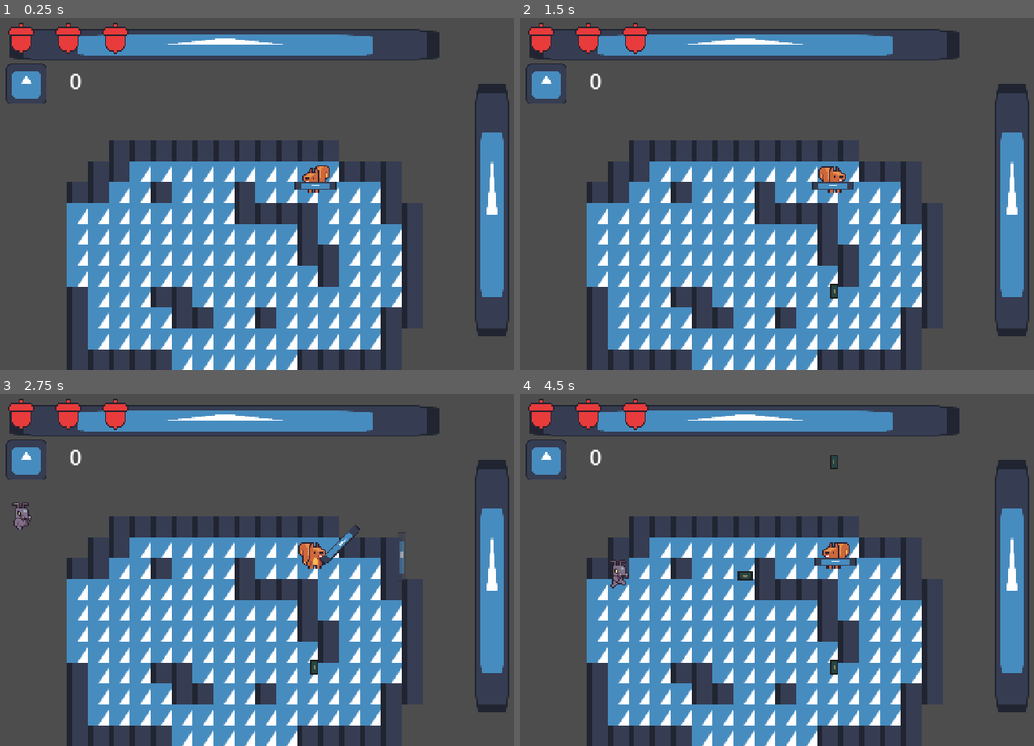
Above: before the commit, frames 1-4 (two rows, left to right).
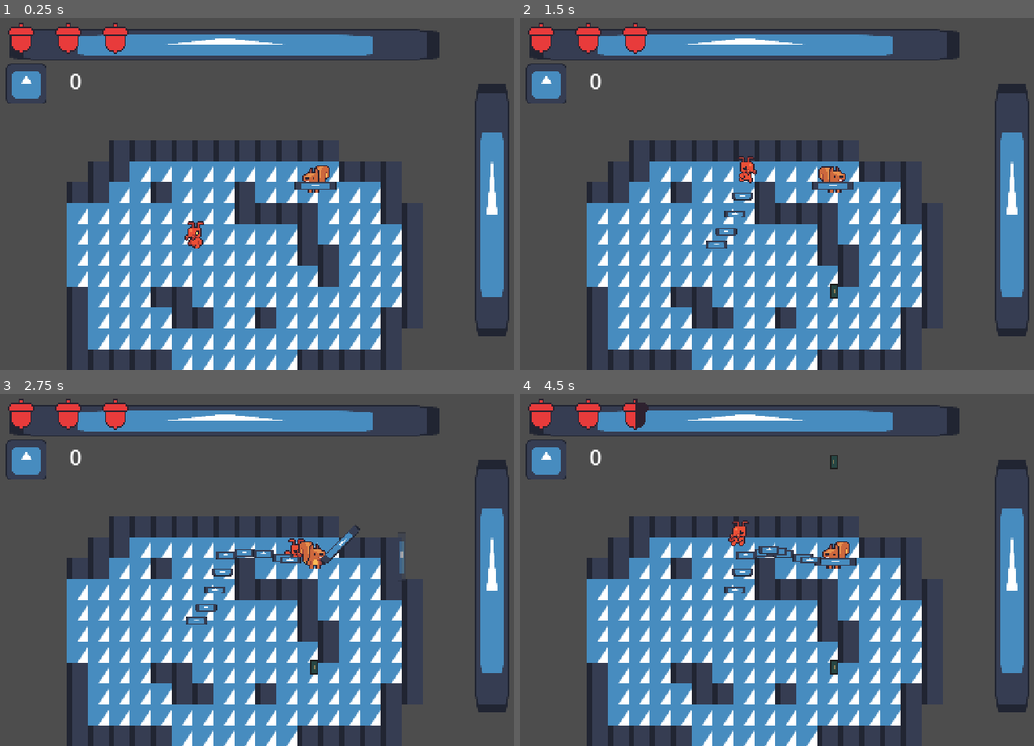
Above: after the commit, the same moments.

Repository: kikis05/SquirrelGame
Game: Godot game, scene res://scenes/main.tscn
Two runs of this game, one before a commit and one after it. Both use one fixed random seed, a clock stepped at 60 frames per second and the inputs below. The engine's default icon, where the game draws it, is replaced by a stand-in: a white triangle on a blue panel in a dark square.
Inputs:
- Up to frame 1 (0.25 s): no input
- Up to frame 2 (1.5 s): hold Right (attack_right) 0.53-1.28 s; hold E (attack_toggle) 0.53-1.28 s; hold Down (attack_down) from 1.28 s (still down); tap E (attack_toggle) at 1.35 s
- Up to frame 3 (2.75 s): release Down (attack_down) at 2.03 s; hold Right (attack_right) from 2.03 s (still down); hold E (attack_toggle) from 2.03 s (still down)
- Up to frame 4 (4.5 s): release Right (attack_right) at 2.78 s; release E (attack_toggle) at 2.78 s; hold Up (attack_up) 2.78-3.53 s; tap E (attack_toggle) at 2.85, 4.35 s; hold E (attack_toggle) 3.53-4.28 s; hold Left (attack_left) from 3.53 s (still down)

The runs differ from the first frame. In frame 1, 0.2% of the frame differs, in the area x 35-40%, y 57-66%; in frame 2, 0.4%; in frame 3, 0.9%; in frame 4, 1.0%, in the area x 17-65%, y 1-57%.

Commit message:
player collision fix

Diff:
--- a/coin.tscn
+++ b/coin.tscn
@@ -9,7 +9,7 @@
 [node name="Coin" type="Area2D" groups=["coin"]]
 light_mask = 8
 visibility_layer = 4
-collision_layer = 16
+collision_layer = 8
 collision_mask = 4
 script = ExtResource("1_0t63x")
 
--- a/entities/enemies/ant_enemy/ant_enemy.gd
+++ b/entities/enemies/ant_enemy/ant_enemy.gd
@@ -6,8 +6,11 @@
 
 var player_in_range = false
 
+var death_location = Vector2.ZERO
+const COIN = preload("res://coin.tscn")
+
 func _init():
-	health = 50
+	health = 10
 	accel = 0.3
 	friction = 0.25
 	idle_speed = 12.0
@@ -38,6 +41,10 @@
 
 func take_damage(damage):
 	health -= damage
+	print(global_position, position)
+	if (health <= 0):
+		death_location.y = global_position.y - 58
+		death_location.x = global_position.x - 153
 
 func die():
 	change_animation("death")
@@ -64,7 +71,6 @@
 func _on_hit_box_area_entered(area):
 	print(area.name)
 	if area.is_in_group("player_weapon") and health > 0:
-		# ANNA -- print("TODO: Update so enemy takes proper dmg #")
 		if ('get_damage' in area and area.hitbox_activated):
 			take_damage(area.get_damage())
 			print("Health down to: ", health )
@@ -82,9 +88,12 @@
 
 func _on_animated_sprite_2d_animation_finished():
 	if sprite.animation == "death":
+		var coin = COIN.instantiate()
+		print(coin.global_position)
+		coin.global_position = death_location
+		get_tree().root.add_child(coin)
 		queue_free()
 	elif sprite.animation == "attack" and player_in_range:
-		# ANNA -- print("TODO: Player takes DMG") # FIX ATTACK == make it so player takes 1 damage when "attack" animation completes
 		print(player.name)
 		if player != null:
 			print("should damage player")
--- a/entities/enemies/fire_ant_enemy/fire_ant_enemy.gd
+++ b/entities/enemies/fire_ant_enemy/fire_ant_enemy.gd
@@ -2,6 +2,14 @@
 
 @export var fire_trail: PackedScene
 @export var fire_spawn: Node
+
+
+func take_damage(damage):
+	health -= damage
+	print(global_position, position)
+	if (health <= 0):
+		death_location.y = global_position.y - 58
+		death_location.x = global_position.x - 153
 
 func _on_fire_spawn_timer_timeout():
 	var fire_inst = fire_trail.instantiate()
@@ -13,7 +21,6 @@
 ## They were reused to properly connect area2d and animsprite2d nodes to script
 func _on_hit_box_area_entered(area):
 	if area.is_in_group("player_weapon") and health > 0:
-		# ANNA -- print("TODO: Update so enemy takes proper dmg #")
 		if ('get_damage' in area and area.hitbox_activated):
 			take_damage(area.get_damage())
 			print("Health down to: ", health )
@@ -31,6 +38,10 @@
 
 func _on_animated_sprite_2d_animation_finished():
 	if sprite.animation == "death":
+		var coin = COIN.instantiate()
+		print(coin.global_position)
+		coin.global_position = death_location
+		get_tree().root.add_child(coin)
 		queue_free()
 	elif sprite.animation == "attack" and player_in_range:
 		print(player.name)
--- a/entities/enemies/states/death_state.gd
+++ b/entities/enemies/states/death_state.gd
@@ -6,12 +6,7 @@
 
 @export var enemy: CharacterBody2D
 
-const COIN = preload("res://coin.tscn")
-
 func enter():
-	var coin = COIN.instantiate()
-	coin.global_position = enemy.global_position
-	get_tree().root.add_child(coin)
 	enemy.die()
 
 func physics_process(_delta):
--- a/entities/player/player.tscn
+++ b/entities/player/player.tscn
@@ -70,7 +70,7 @@
 "duration": 1.0,
 "texture": SubResource("AtlasTexture_j3ovn")
 }],
-"loop": false,
+"loop": true,
 "name": &"idle",
 "speed": 5.0
 }]
@@ -83,8 +83,6 @@
 height = 24.0
 
 [node name="Player" type="CharacterBody2D" groups=["player"]]
-light_mask = 4
-visibility_layer = 11
 collision_layer = 4
 collision_mask = 11
 motion_mode = 1
@@ -93,7 +91,8 @@
 [node name="AnimatedSprite2D" type="AnimatedSprite2D" parent="."]
 position = Vector2(0, -16.5)
 sprite_frames = SubResource("SpriteFrames_abrql")
-animation = &"death"
+animation = &"idle"
+autoplay = "idle"
 
 [node name="CollisionShape2D" type="CollisionShape2D" parent="." groups=["player"]]
 position = Vector2(3, -4)
@@ -110,6 +109,8 @@
 [node name="PlayerHitBox" type="Area2D" parent="." groups=["player"]]
 light_mask = 4
 visibility_layer = 11
+collision_layer = 4
+collision_mask = 11
 script = ExtResource("5_fkugw")
 
 [node name="CollisionShape2D" type="CollisionShape2D" parent="PlayerHitBox"]
--- a/scenes/main.tscn
+++ b/scenes/main.tscn
@@ -5,7 +5,7 @@
 [ext_resource type="Texture2D" uid="uid://c3ihirpd8epus" path="res://icon.svg" id="2_0wfyh"]
 [ext_resource type="PackedScene" uid="uid://bptqwns6p2701" path="res://coins_container.tscn" id="6_tefeu"]
 [ext_resource type="PackedScene" uid="uid://c1x03uf7p3bj1" path="res://health_container.tscn" id="7_85g3d"]
-[ext_resource type="PackedScene" uid="uid://dhsd6cxjrxhtj" path="res://entities/enemies/ant_enemy/ant_enemy.tscn" id="7_choun"]
+[ext_resource type="PackedScene" uid="uid://xhg08ovbav64" path="res://entities/enemies/fire_ant_enemy/fire_ant_enemy.tscn" id="8_85g3d"]
 [ext_resource type="PackedScene" uid="uid://tfnoonrvjm30" path="res://menu.tscn" id="8_tipki"]
 
 [sub_resource type="NavigationPolygon" id="NavigationPolygon_jyhfs"]
@@ -65,4 +65,5 @@
 [node name="Menu" parent="CanvasLayer" instance=ExtResource("8_tipki")]
 visible = false
 
-[node name="Ant Enemy" parent="." instance=ExtResource("7_choun")]
+[node name="fire_ant_enemy" parent="." instance=ExtResource("8_85g3d")]
+position = Vector2(217, 160)
